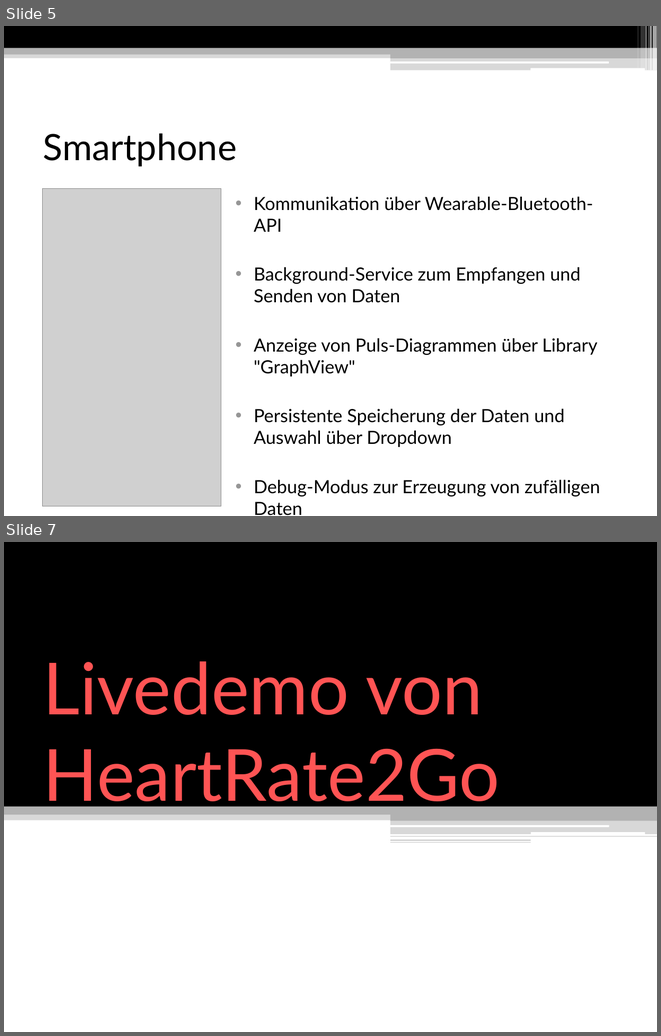
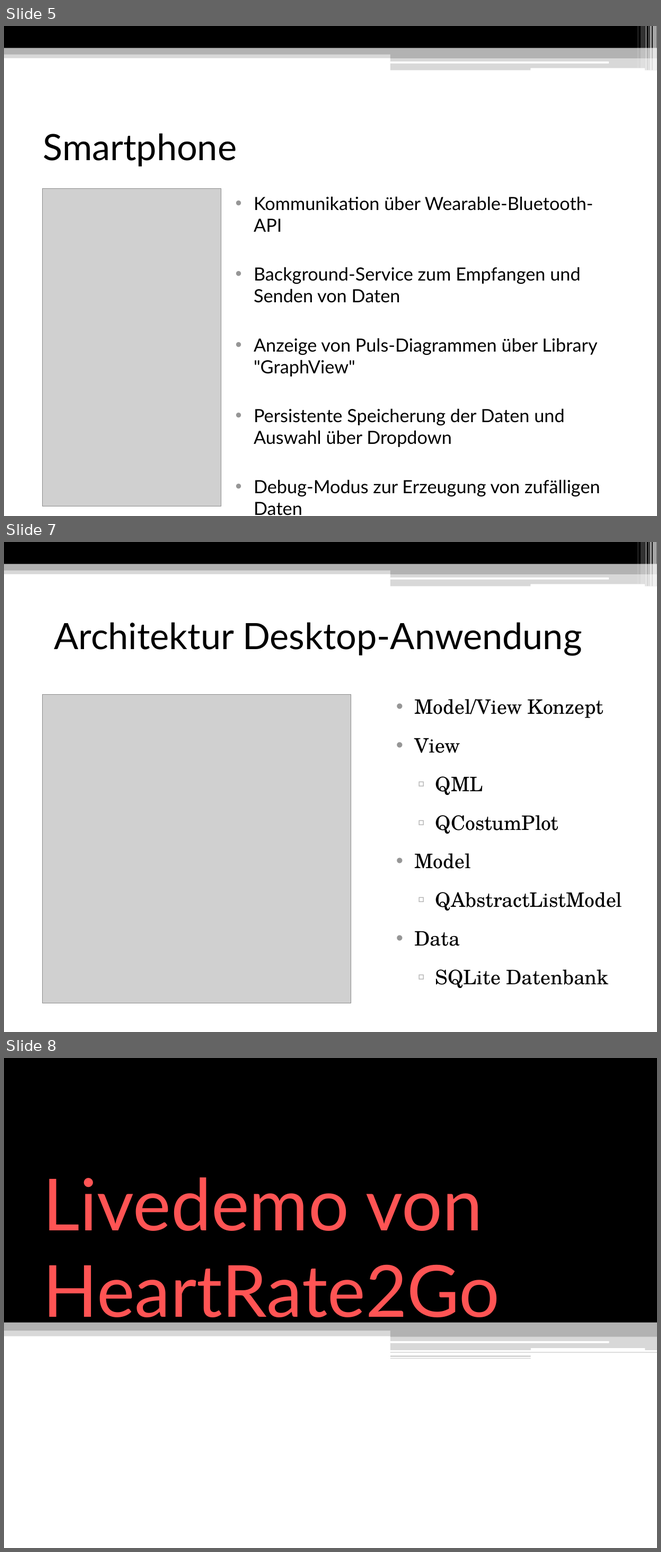
Before and after one commit to FFTEAM/guiframework, a slide deck: presentation/Heartrate2go.pptx. Shown one above the other, each under a label of ours: slides 5 and 7 before the commit, slides 5, 7 and 8 after it; the slides between them are not shown. The pictures are 661x1036 and 661x1552 pixels, drawn with LibreOffice and Linux fonts; fonts in the diff are those of the drawing; grey boxes stand for pictures. Boxes give left, top, right and bottom in pixels: in the first picture for what was removed or moved away, otherwise in the second. Text is boxed around its words. In the diff, an @@ line names an element or a change of style, - is before the commit and + after.

```diff
--- a/presentation/Heartrate2go.pptx
+++ b/presentation/Heartrate2go.pptx
@@ slide 7 added at (x1=4, y1=542, x2=657, y2=1032), background #FFFFFF; not listed: 13 template elements that a slide beside it also shows @@
@@ title added at (x1=54, y1=622, x2=582, y2=656), 40 pt, text #000000 @@
+Architektur Desktop-Anwendung
@@ picture added at (x1=43, y1=694, x2=351, y2=1003) @@
@@ text added at (x1=414, y1=699, x2=623, y2=988), 22 pt, text #000000 @@
+• Model/View Konzept
+• View
+  ▫ QML
+  ▫ QCostumPlot
+• Model
+  ▫ QAbstractListModel
+• Data
+  ▫ SQLite Datenbank
@@ what was slide 7 is now slide 8 @@
```
Also in this commit, not shown: 1 slide changed.
